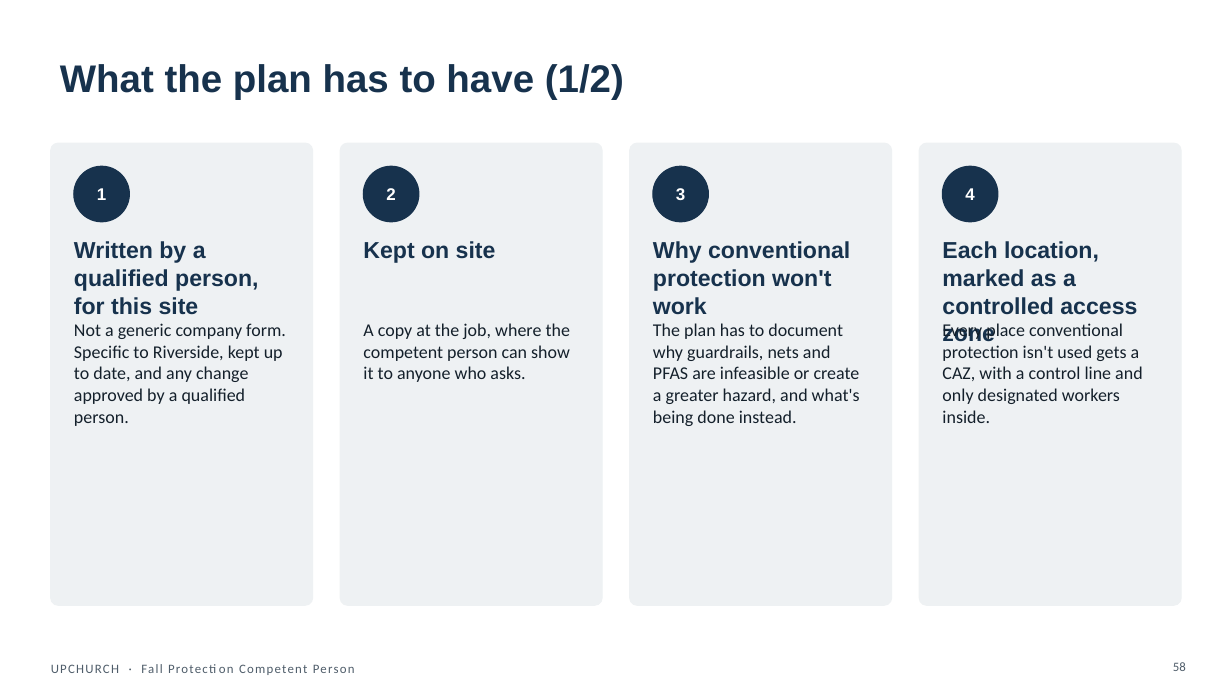
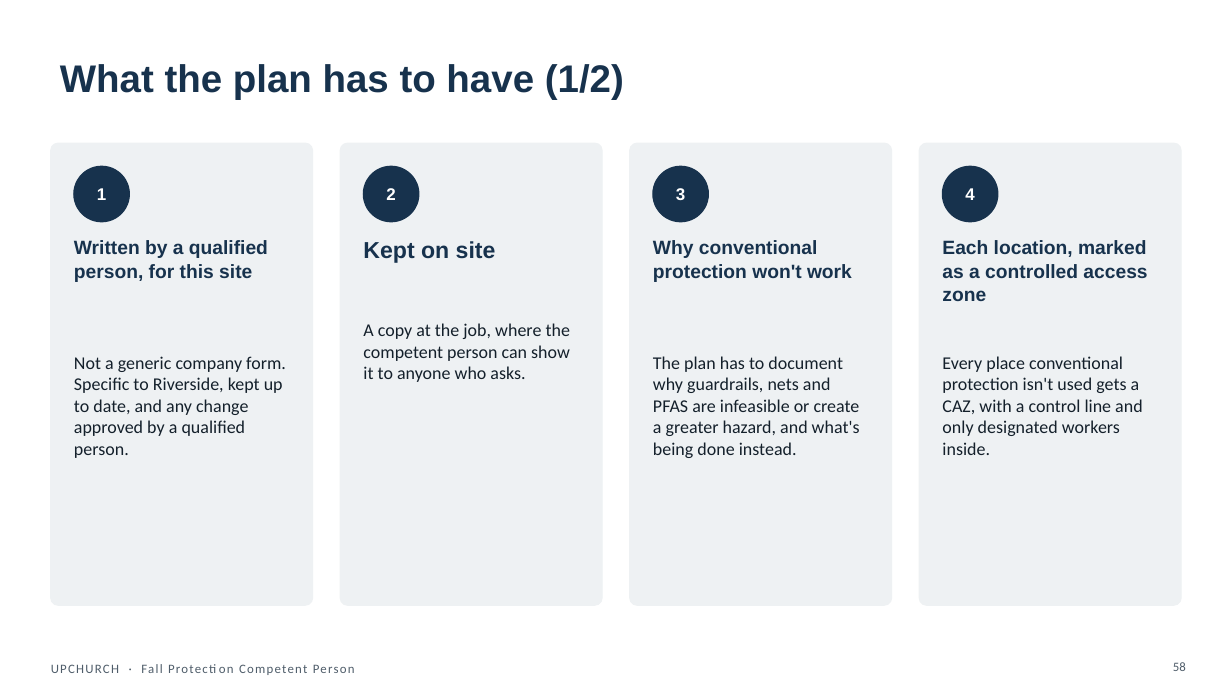
Before and after one commit to jeancastillo1983-max/index, a slide deck: slide 58 of deliverables/powerpoint/FPCP_M4_picking-the-right-system.pptx. Drawn at 1232x693 pixels with LibreOffice and Linux fonts; fonts in the diff are those of the drawing. Boxes give left, top, right and bottom in pixels: in the first picture for what was removed or moved away, otherwise in the second. Text is boxed around its words. In the diff, an @@ line names an element or a change of style, - is before the commit and + after.

```diff
--- a/deliverables/powerpoint/FPCP_M4_picking-the-right-system.pptx
+++ b/deliverables/powerpoint/FPCP_M4_picking-the-right-system.pptx
@@ size 18 to 15 pt in 3 elements at box(74, 240, 268, 282), box(653, 240, 852, 282), box(942, 240, 1147, 301) @@
@@ text "Not a generic company form. ...": place and size @@
-text "Not a generic company form. ..." at box(74, 323, 286, 426)
+text "Not a generic company form. ..." at box(74, 356, 286, 458)
@@ text "The plan has to document ...": place and size @@
-text "The plan has to document ..." at box(653, 323, 860, 426)
+text "The plan has to document ..." at box(653, 356, 860, 458)
@@ text "Every place conventional protection isn't ...": place and size @@
-text "Every place conventional protection isn't ..." at box(942, 322, 1143, 423)
+text "Every place conventional protection isn't ..." at box(942, 356, 1143, 455)
```
Also in this commit, not shown: 14 other slides changed, 2 slides added, 45 other files.
